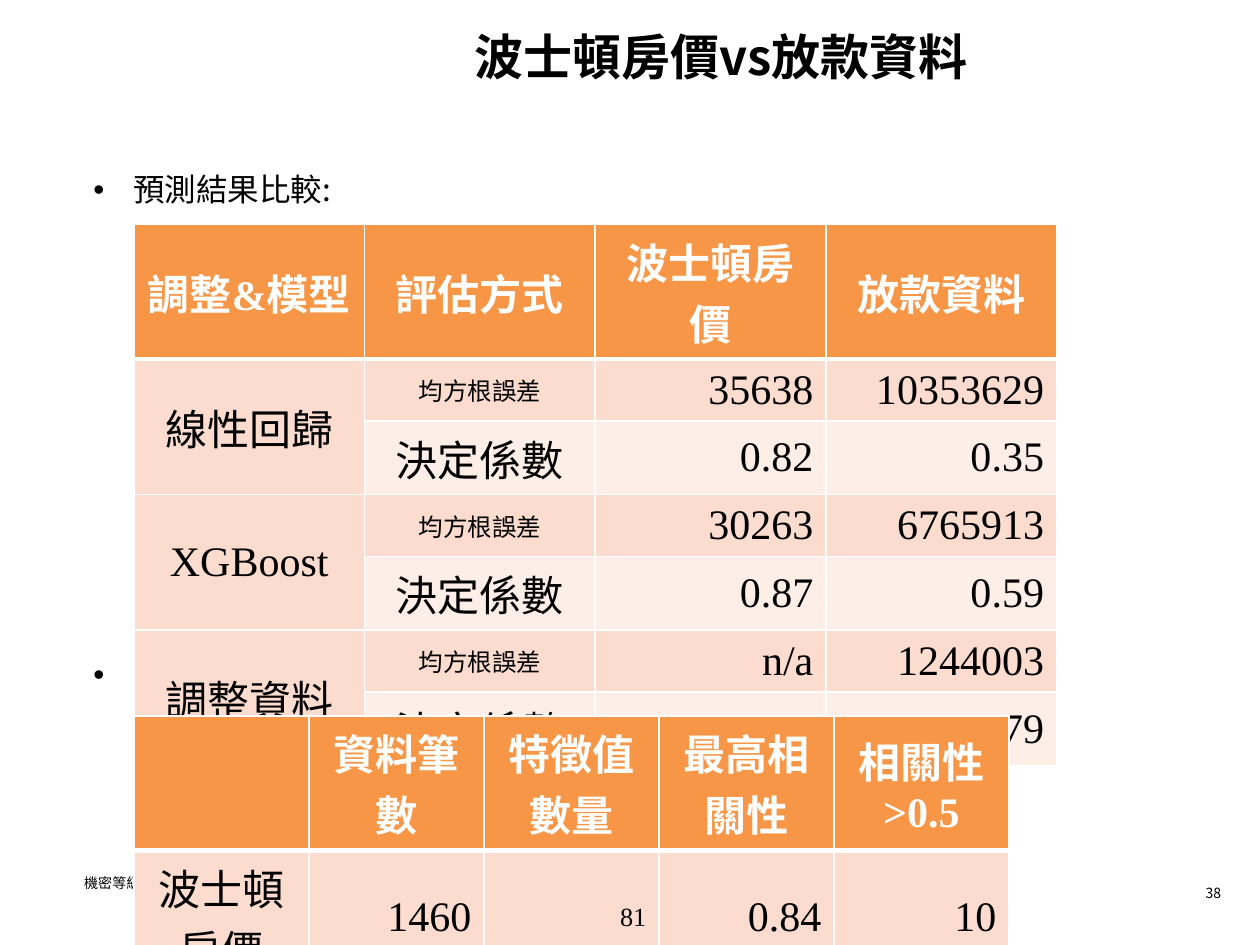
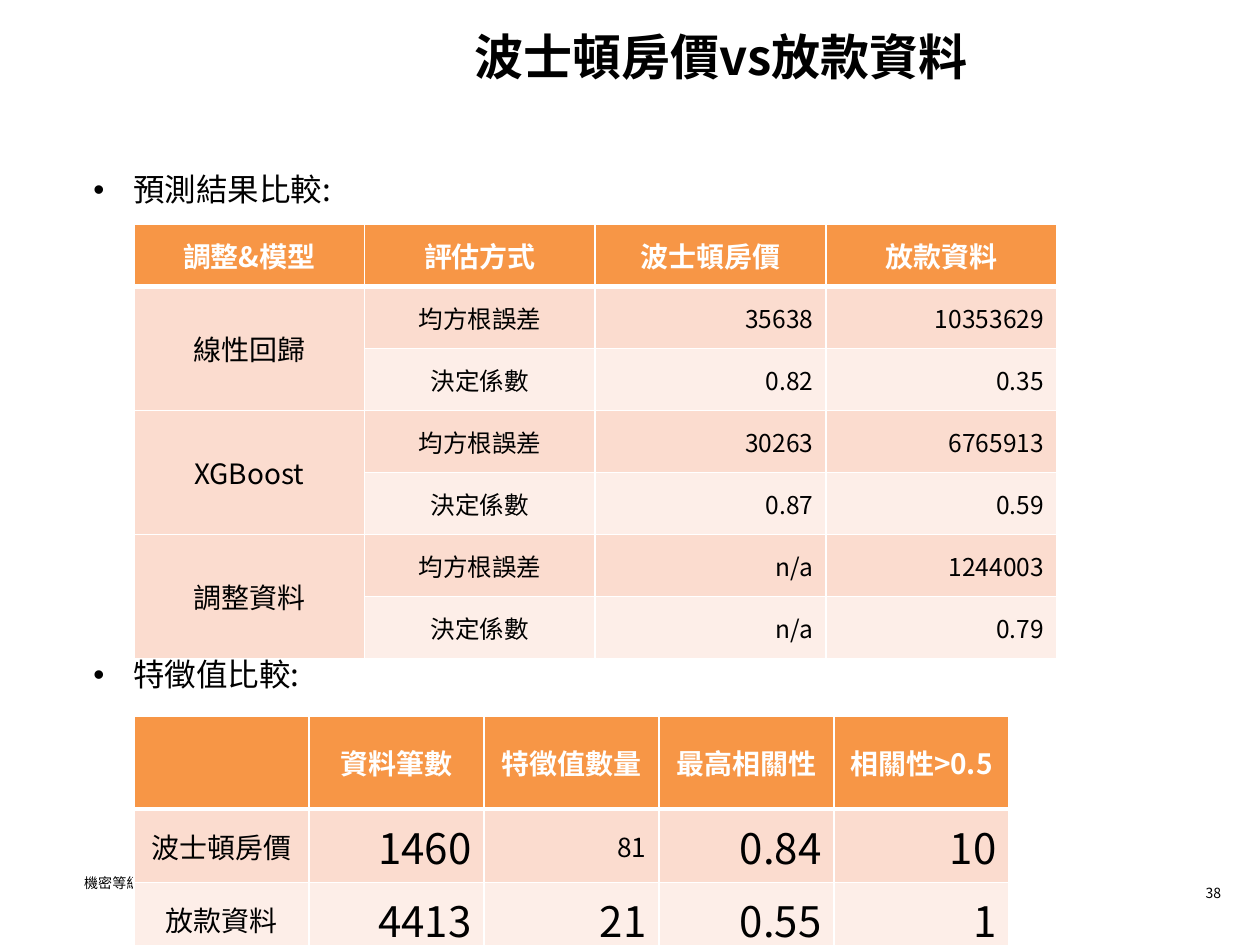
Before and after one commit to hrne/FINAL_REPORT, a slide deck: slide 38 of AI_Report/AI應用-不動產價格預測.pptx. Drawn at 1260x945 pixels with LibreOffice and Linux fonts; fonts in the diff are those of the drawing; background and template pictures are left out. Boxes give left, top, right and bottom in pixels: in the first picture for what was removed or moved away, otherwise in the second. Text is boxed around its words. In the diff, an @@ line names an element or a change of style, - is before the commit and + after.

```diff
--- a/AI_Report/AI應用-不動產價格預測.pptx
+++ b/AI_Report/AI應用-不動產價格預測.pptx
@@ table at (134,224,1056,659) @@
@@ size 24 to 16 pt in "調整&模型", "評估方式", "波士頓房價", "放款資料" and 3 more places @@
@@ font Times New Roman to Noto Sans CJK SC @@
@@ size 24 to 14 pt in "35638", "10353629", "決定係數", "0.82" and 11 more places @@
@@ table at (134,716,1009,942) @@
@@ size 24 to 16 pt in "資料筆數", "特徵值數量", "最高相關性", "相關性>0.5" and 2 more places @@
@@ font Times New Roman to Noto Sans CJK SC @@
```
Also in this commit, not shown: 7 other slides changed, 2 other files.
